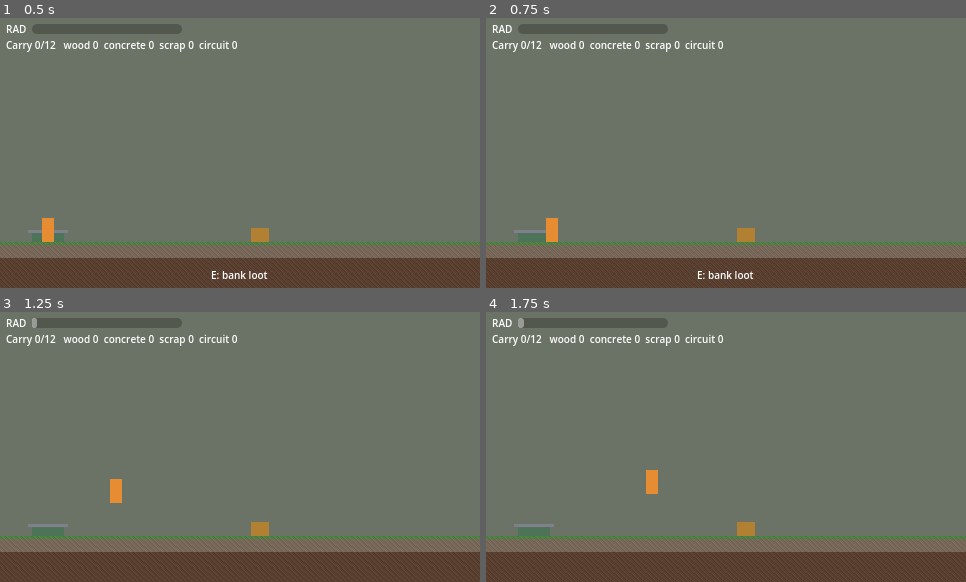
Above: before the commit, frames 1-4 (two rows, left to right).
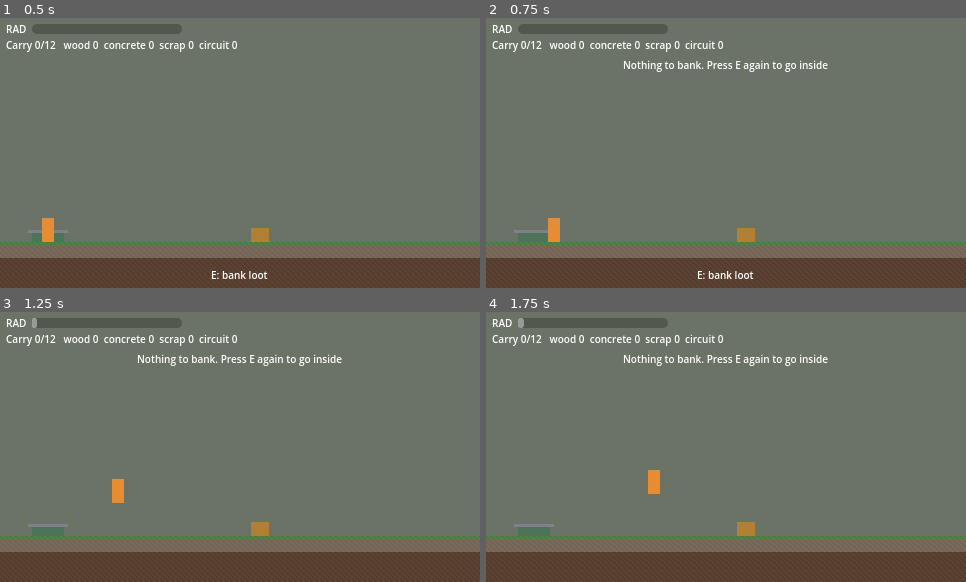
Above: after the commit, the same moments.

Repository: Sinammon/GameJam
Game: Godot game, scene res://scenes/expedition.tscn
The game is run twice, just before and just after one commit, with the same random seed, the same clock (stepped at 60 frames per second) and the same inputs.
Inputs:
- Up to frame 1 (0.5 s): no input
- Up to frame 2 (0.75 s): tap Enter at 0.5 s; hold Right (move_right) from 0.53 s (still down); hold E (interact) from 0.53 s (still down)
- Up to frame 3 (1.25 s): keep holding Right (move_right); keep holding E (interact); tap Up (jump) at 0.77 s
- Up to frame 4 (1.75 s): keep holding Right (move_right); release E (interact) at 1.28 s; tap E (interact) at 1.35 s; tap Up (jump) at 1.52 s

Frame 1 is identical in both runs. In frame 2, 0.7% of the frame differs, in the area x 12-72%, y 15-83%; in frame 3, 0.7%; in frame 4, 0.7%.

Commit message:
Coder1: guard every GameState call, fix bank/death flow
- scenes/gs_bridge.gd: has_method-guarded, type-checked access to the
  GameState contract so a missing/renamed function in game_state.gd
  warns once and uses a default instead of a parse error or crash.
- Bank and death can each run once, never both; player frozen after banking.
- Death: snapshot items/position at collapse, single await chain (the old
  await collapse_done + await tw.finished could hang), rotate only the
  sprite so the collision box doesn't sink into the floor.
- Hatch asks for a second E when the backpack is empty (E at spawn used to
  end the expedition instantly; smoke fuzz hit this at frame 6).
- E picks the nearest interactable with something in it, hatch last.
- Partial pickups (crate and pack) take rarest first; unknown item kinds
  from GameState are dropped; pack position clamped into the world.
- Fix 'signal message declared but never used' warning (player.say()).

Diff:
--- a/bunker-7/actors/crate.gd
+++ b/bunker-7/actors/crate.gd
@@ -2,6 +2,8 @@
 # A lootable crate. Press E near it. Contents are rolled once in setup().
 
 const KINDS := ["wood", "concrete", "scrap"]
+# When the backpack can't fit everything, the rarest items go in first.
+const TAKE_ORDER := ["circuits", "scrap", "concrete", "wood"]
 
 var contents := {}   # kind -> amount left inside
 
@@ -18,24 +20,35 @@
 func is_empty() -> bool:
 	return contents.is_empty()
 
+func can_interact(_player: Node) -> bool:
+	return not is_empty()
+
 # Called by the player when E is pressed in reach.
 func interact(player: Node) -> void:
 	if is_empty():
-		player.message.emit("Empty crate")
+		player.say("Empty crate")
 		return
 	if player.capacity_left() <= 0:
-		player.message.emit("Backpack full!")
+		player.say("Backpack full!")
 		return
+	var got := take_into(contents, player)
+	if is_empty():
+		$Sprite.color = Color(0.3, 0.25, 0.2)   # looks opened
+		player.say(", ".join(got))
+	else:
+		player.say(", ".join(got) + " (full, loot left in crate)")
+
+# Moves as much of src into the player's backpack as fits (rarest first) and
+# removes what was taken from src. Returns lines like "+2 wood". Shared with the pack.
+static func take_into(src: Dictionary, player: Node) -> Array:
 	var got := []
-	for kind in contents.keys():
-		var added: int = player.add_item(kind, contents[kind])
-		contents[kind] -= added
-		if contents[kind] <= 0:
-			contents.erase(kind)
+	for kind in TAKE_ORDER:
+		if not src.has(kind):
+			continue
+		var added: int = player.add_item(kind, src[kind])
+		src[kind] -= added
+		if src[kind] <= 0:
+			src.erase(kind)
 		if added > 0:
 			got.append("+%d %s" % [added, kind])
-	if is_empty():
-		$Sprite.color = Color(0.3, 0.25, 0.2)   # looks opened
-		player.message.emit(", ".join(got))
-	else:
-		player.message.emit(", ".join(got) + " (full, loot left in crate)")
+	return got
--- a/bunker-7/actors/hatch.gd
+++ b/bunker-7/actors/hatch.gd
@@ -4,12 +4,29 @@
 
 signal bank_requested(player: Node)
 
+const CONFIRM_TIME := 2.0      # seconds to press E again when carrying nothing
+
 var player_inside := false
+var _confirm_left := 0.0
 
 func _ready() -> void:
 	body_entered.connect(func(b): if b.is_in_group("player"): player_inside = true)
 	body_exited.connect(func(b): if b.is_in_group("player"): player_inside = false)
 
+func _process(delta: float) -> void:
+	_confirm_left = maxf(0.0, _confirm_left - delta)
+
+func can_interact(_player: Node) -> bool:
+	return player_inside
+
 func interact(player: Node) -> void:
-	if player_inside:
-		bank_requested.emit(player)
+	if not player_inside:
+		return
+	# Going home empty-handed ends the expedition, so ask once: this stops an
+	# accidental E right after spawning (you start inside the hatch).
+	if player.total_items() == 0 and _confirm_left <= 0.0:
+		_confirm_left = CONFIRM_TIME
+		player.say("Nothing to bank. Press E again to go inside")
+		return
+	_confirm_left = 0.0
+	bank_requested.emit(player)
--- a/bunker-7/actors/hatch.tscn
+++ b/bunker-7/actors/hatch.tscn
@@ -5,7 +5,7 @@
 [sub_resource type="RectangleShape2D" id="shape"]
 size = Vector2(40, 24)
 
-[node name="Hatch" type="Area2D"]
+[node name="Hatch" type="Area2D" groups=["hatch"]]
 collision_layer = 4
 collision_mask = 2
 script = ExtResource("1")
--- a/bunker-7/actors/player.gd
+++ b/bunker-7/actors/player.gd
@@ -11,32 +11,62 @@
 # What the player carries. Keys match the GameState contract.
 var items := {"wood": 0, "concrete": 0, "scrap": 0, "circuits": 0}
 var dead := false
+var frozen := false            # true after banking: no more input
+var speed := BASE_SPEED
+var carry_limit := 12
 
 @onready var interact_area: Area2D = $InteractArea
 @onready var body_rect: ColorRect = $Body
 
+func _ready() -> void:
+	# Upgrades don't change mid-expedition, so read them once.
+	speed = BASE_SPEED * (1.0 + GSBridge.move_speed_bonus())
+	carry_limit = GSBridge.carry_limit()
+
 func _physics_process(delta: float) -> void:
-	if dead:
+	if not is_on_floor():
+		velocity += get_gravity() * delta
+	if dead or frozen:
 		velocity.x = 0.0
-		velocity += get_gravity() * delta
 		move_and_slide()
 		return
-	if not is_on_floor():
-		velocity += get_gravity() * delta
 	if Input.is_action_just_pressed("jump") and is_on_floor():
 		velocity.y = JUMP_VELOCITY
-	var speed := BASE_SPEED * (1.0 + GameState.get_move_speed_bonus())
 	velocity.x = Input.get_axis("move_left", "move_right") * speed
 	move_and_slide()
 
 func _unhandled_input(event: InputEvent) -> void:
-	if dead or not event.is_action_pressed("interact"):
+	if dead or frozen or not event.is_action_pressed("interact"):
 		return
-	# Use the first thing in reach that can be interacted with (crate, hatch, pack).
+	var target := pick_interactable()
+	if target:
+		get_viewport().set_input_as_handled()
+		target.interact(self)
+
+# Nearest thing in reach that has something to do (full crate, pack, hatch).
+# The hatch loses ties so loot lying in the hatch is picked up before banking.
+# If nothing is "ready", fall back to any interactable (e.g. "Empty crate").
+func pick_interactable() -> Area2D:
+	var best: Area2D = null
+	var best_d := INF
+	var fallback: Area2D = null
 	for area in interact_area.get_overlapping_areas():
-		if area.has_method("interact"):
-			area.interact(self)
-			return
+		if not area.has_method("interact"):
+			continue
+		if fallback == null:
+			fallback = area
+		if area.has_method("can_interact") and not area.can_interact(self):
+			continue
+		var d := global_position.distance_to(area.global_position)
+		if area.is_in_group("hatch"):
+			d += 10000.0
+		if d < best_d:
+			best_d = d
+			best = area
+	return best if best else fallback
+
+func say(text: String) -> void:
+	message.emit(text)
 
 func total_items() -> int:
 	var n := 0
@@ -45,11 +75,14 @@
 	return n
 
 func capacity_left() -> int:
-	return maxi(0, GameState.get_carry_limit() - total_items())
+	return maxi(0, carry_limit - total_items())
 
 # Adds up to n of a kind, respecting the carry limit. Returns how many were added.
+# Unknown kinds are refused so the dict always matches the contract.
 func add_item(kind: String, n: int) -> int:
-	var added := mini(n, capacity_left())
+	if not items.has(kind):
+		return 0
+	var added := clampi(n, 0, capacity_left())
 	if added > 0:
 		items[kind] += added
 		items_changed.emit()
@@ -60,12 +93,15 @@
 		items[k] = 0
 	items_changed.emit()
 
-# Placeholder collapse: tip over and fade. Swap for an animation later.
+# Placeholder collapse: tip the sprite over and fade. Swap for the
+# survivor_collapse animation later (emit collapse_done when it ends).
+# Only the visual rotates; the collision box stays upright so it can't clip the floor.
 func die() -> void:
 	if dead:
 		return
 	dead = true
+	body_rect.pivot_offset = Vector2(body_rect.size.x * 0.5, body_rect.size.y)   # feet
 	var tw := create_tween()
-	tw.tween_property(self, "rotation_degrees", 90.0, 0.6)
+	tw.tween_property(body_rect, "rotation_degrees", 90.0, 0.6)
 	tw.parallel().tween_property(body_rect, "modulate:a", 0.3, 0.9)
 	tw.tween_callback(collapse_done.emit)
--- a/bunker-7/scenes/expedition.gd
+++ b/bunker-7/scenes/expedition.gd
@@ -18,8 +18,11 @@
 # Crate x positions (px). Circuits can only appear in the far ones.
 const CRATE_XS := [260, 520, 840, 1150, 1500, 1850, 2150, 2450, 2750]
 
+const CrateScript := preload("res://actors/crate.gd")
+
 var radiation := 0.0
-var ended := false           # true once banking or dying has started
+var ended := false           # true once banking or dying has started (only one may ever run)
+var rad_mult := 1.0
 var surface_rows: Array[int] = []
 
 @onready var ground: TileMapLayer = $Ground
@@ -36,6 +39,7 @@
 
 func _ready() -> void:
 	RenderingServer.set_default_clear_color(Color(0.35, 0.4, 0.38))
+	rad_mult = GSBridge.radiation_multiplier()
 	build_terrain()
 	hatch.position = Vector2(HATCH_X, surface_y(HATCH_X))
 	player.position = hatch.position + Vector2(0, -2)
@@ -76,41 +80,49 @@
 
 func spawn_crates() -> void:
 	var crate_scene: PackedScene = load("res://actors/crate.tscn")
+	var loot_mult := GSBridge.loot_multiplier()
 	for x in CRATE_XS:
 		var c: Area2D = crate_scene.instantiate()
 		c.position = Vector2(x, surface_y(x))
 		crates.add_child(c)
 		var far := clampf((x - HATCH_X) / (WORLD_W - HATCH_X), 0.0, 1.0)
-		c.setup(far, GameState.get_loot_multiplier())
+		c.setup(far, loot_mult)
 
 # The backpack left where the player died last time. Gives items back when E is pressed.
+# Partial pickup rule: take what fits (rarest first, like crates); the rest stays
+# in the pack for the rest of THIS expedition only. GameState clears the pack
+# when this expedition ends (bank or death), so leftovers are then gone.
+# If you die again, whatever you carry becomes the new pack.
 class Pack extends Area2D:
 	var items: Dictionary
+	func can_interact(_player: Node) -> bool:
+		return not items.is_empty()
 	func interact(player: Node) -> void:
 		if player.capacity_left() <= 0:
-			player.message.emit("Backpack full!")
+			player.say("Backpack full!")
 			return
-		for kind in items.keys():
-			var added: int = player.add_item(kind, items[kind])
-			items[kind] -= added
-			if items[kind] <= 0:
-				items.erase(kind)
+		CrateScript.take_into(items, player)
 		if items.is_empty():
-			player.message.emit("Recovered your Last Stand Pack")
+			player.say("Recovered your Last Stand Pack")
 			queue_free()
 		else:
-			player.message.emit("Pack partly recovered (backpack full)")
+			player.say("Pack partly recovered (backpack full)")
 
 func spawn_last_stand_pack() -> void:
-	var data: Dictionary = GameState.get_last_stand_pack()
-	if data.is_empty() or not data.has("items"):
+	var data := GSBridge.last_stand_pack()
+	if data.is_empty():
 		return
 	var pack := Pack.new()
-	pack.items = data["items"].duplicate()
+	pack.name = "LastStandPack"
+	pack.add_to_group("last_stand_pack")
+	for k in data["items"]:
+		if data["items"][k] > 0:
+			pack.items[k] = data["items"][k]
 	pack.collision_layer = 4
 	pack.collision_mask = 0
 	var pos: Vector2 = data.get("position", Vector2(HATCH_X + 100, 0))
-	pack.position = Vector2(pos.x, surface_y(pos.x))   # sit on the ground
+	var x := clampf(pos.x, 8.0, WORLD_W - 8.0)
+	pack.position = Vector2(x, surface_y(x))   # sit on the ground
 	var shape := CollisionShape2D.new()
 	var rect := RectangleShape2D.new()
 	rect.size = Vector2(20, 18)
@@ -128,10 +140,10 @@
 
 func _process(delta: float) -> void:
 	if ended:
-		return
+		return   # no radiation during the death fade or after banking
 	if not hatch.player_inside:
 		var dist := clampf((player.position.x - HATCH_X) / (WORLD_W - HATCH_X), 0.0, 1.0)
-		var rate := lerpf(RAD_NEAR, RAD_FAR, dist) * GameState.get_radiation_multiplier()
+		var rate := lerpf(RAD_NEAR, RAD_FAR, dist) * rad_mult
 		radiation = minf(radiation + rate * delta, 100.0)
 	rad_bar.value = radiation
 	hint_label.text = "E: bank loot" if hatch.player_inside else ""
@@ -139,28 +151,37 @@
 		_die()
 
 func _die() -> void:
+	if ended:
+		return
 	ended = true
+	hint_label.text = ""
+	var items: Dictionary = player.items.duplicate()   # snapshot at the moment of death
+	var where: Vector2 = player.global_position
 	player.die()
+	# One sequence: wait for the collapse, then fade. (Awaiting two signals in a
+	# row can hang forever if the second one already fired.)
+	await player.collapse_done
 	var tw := create_tween()
-	tw.tween_property(fade, "color:a", 1.0, 1.2).set_delay(0.5)
-	await player.collapse_done
+	tw.tween_property(fade, "color:a", 1.0, 1.0)
 	await tw.finished
-	GameState.player_died(player.items.duplicate(), player.global_position)
+	GSBridge.player_died(items, where)
 
 func _on_bank_requested(p: Node) -> void:
 	if ended:
 		return
 	ended = true
+	hint_label.text = ""
+	p.frozen = true
 	var loot: Dictionary = p.items.duplicate()
 	p.clear_items()
-	GameState.bank_loot(loot)
+	GSBridge.bank_loot(loot)
 
 # --- HUD -------------------------------------------------------------------
 
 func update_hud() -> void:
 	var it: Dictionary = player.items
 	carry_label.text = "Carry %d/%d   wood %d  concrete %d  scrap %d  circuit %d" % [
-		player.total_items(), GameState.get_carry_limit(),
+		player.total_items(), player.carry_limit,
 		it["wood"], it["concrete"], it["scrap"], it["circuits"]]
 
 func show_message(text: String) -> void:
--- /dev/null
+++ b/bunker-7/scenes/gs_bridge.gd
@@ -0,0 +1,98 @@
+class_name GSBridge
+extends RefCounted
+# Safe access to Coder 2's GameState autoload for the expedition.
+# Every call checks has_method first, so a missing or renamed function in
+# game_state.gd logs one warning and uses a default instead of crashing.
+# Values are also type-checked (int/float mix-ups, bad pack data).
+
+const ITEM_KINDS := ["wood", "concrete", "scrap", "circuits"]
+
+static var _warned := {}
+
+static func _gs() -> Node:
+	var tree := Engine.get_main_loop() as SceneTree
+	if tree == null or tree.root == null:
+		return null
+	return tree.root.get_node_or_null("GameState")
+
+static func _warn_once(method: String) -> void:
+	if _warned.has(method):
+		return
+	_warned[method] = true
+	push_warning("GameState.%s() is missing; the expedition uses a default / skips the call." % method)
+
+static func has(method: String) -> bool:
+	var gs := _gs()
+	return gs != null and gs.has_method(method)
+
+static func _call(method: String, args: Array = []) -> Variant:
+	if not has(method):
+		_warn_once(method)
+		return null
+	return _gs().callv(method, args)
+
+static func _num(method: String, default: float) -> float:
+	var v: Variant = _call(method)
+	if v is float or v is int:
+		return float(v)
+	return default
+
+static func _flag(method: String) -> bool:
+	var v: Variant = _call(method)
+	return v is bool and v
+
+# --- READ ---
+static func radiation_multiplier() -> float:
+	return maxf(0.0, _num("get_radiation_multiplier", 1.0))
+
+static func loot_multiplier() -> float:
+	return maxf(0.0, _num("get_loot_multiplier", 1.0))
+
+static func carry_limit() -> int:
+	return maxi(1, int(_num("get_carry_limit", 12)))
+
+static func move_speed_bonus() -> float:
+	return clampf(_num("get_move_speed_bonus", 0.0), -0.9, 5.0)
+
+static func dig_speed_bonus() -> float:
+	return _num("get_dig_speed_bonus", 0.0)
+
+static func has_air_filter() -> bool:
+	return _flag("has_air_filter")
+
+static func has_reinforced_door() -> bool:
+	return _flag("has_reinforced_door")
+
+# Always returns {} or {"items": {wood,concrete,scrap,circuits: int}, "position": Vector2}.
+# A pack with nothing in it, or with garbage data, counts as no pack.
+static func last_stand_pack() -> Dictionary:
+	var v: Variant = _call("get_last_stand_pack")
+	if not (v is Dictionary) or not v.has("items") or not (v["items"] is Dictionary):
+		return {}
+	var items := clean_items(v["items"])
+	var total := 0
+	for k in items:
+		total += items[k]
+	if total <= 0:
+		return {}
+	var pos: Variant = v.get("position", null)
+	if pos is Vector2i:
+		pos = Vector2(pos)
+	if not (pos is Vector2):
+		return {"items": items}   # caller picks a default spot
+	return {"items": items, "position": pos}
+
+# Only the four contract keys, as non-negative ints.
+static func clean_items(src: Dictionary) -> Dictionary:
+	var out := {}
+	for k in ITEM_KINDS:
+		var n: Variant = src.get(k, 0)
+		out[k] = maxi(0, int(n)) if (n is int or n is float) else 0
+	return out
+
+# --- CALL ---
+static func bank_loot(items: Dictionary) -> void:
+	_call("bank_loot", [clean_items(items)])
+
+static func player_died(items: Dictionary, position: Vector2) -> void:
+	_call("player_died", [clean_items(items), position])
Not shown, added: bunker-7/scenes/gs_bridge.gd.uid
